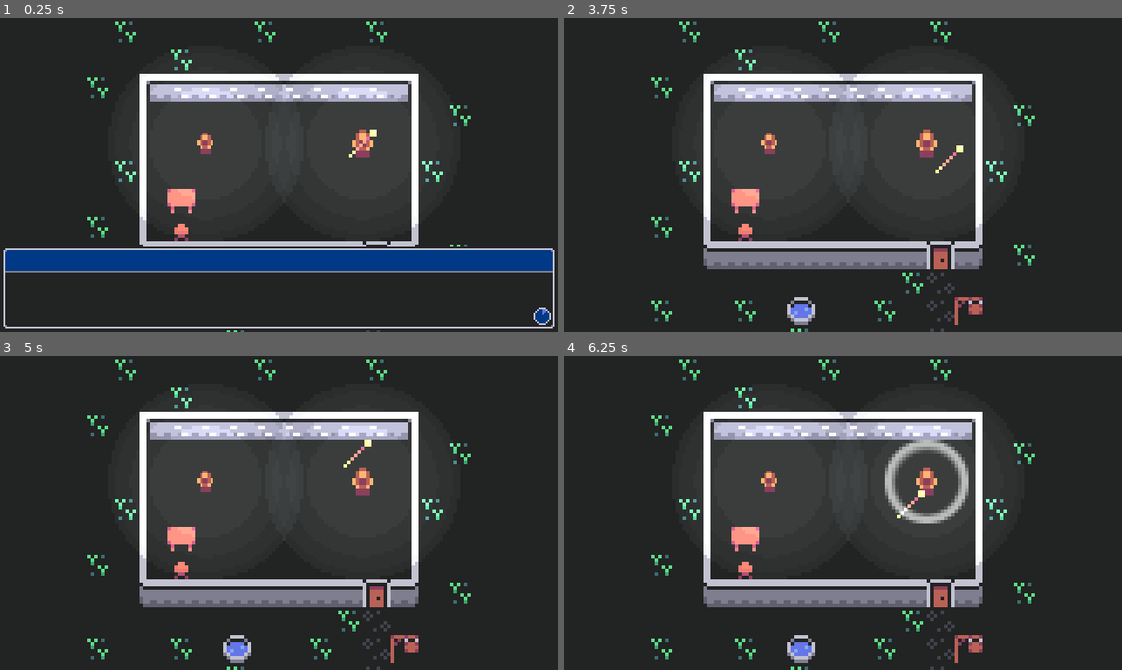
Above: before the commit, frames 1-4 (two rows, left to right).
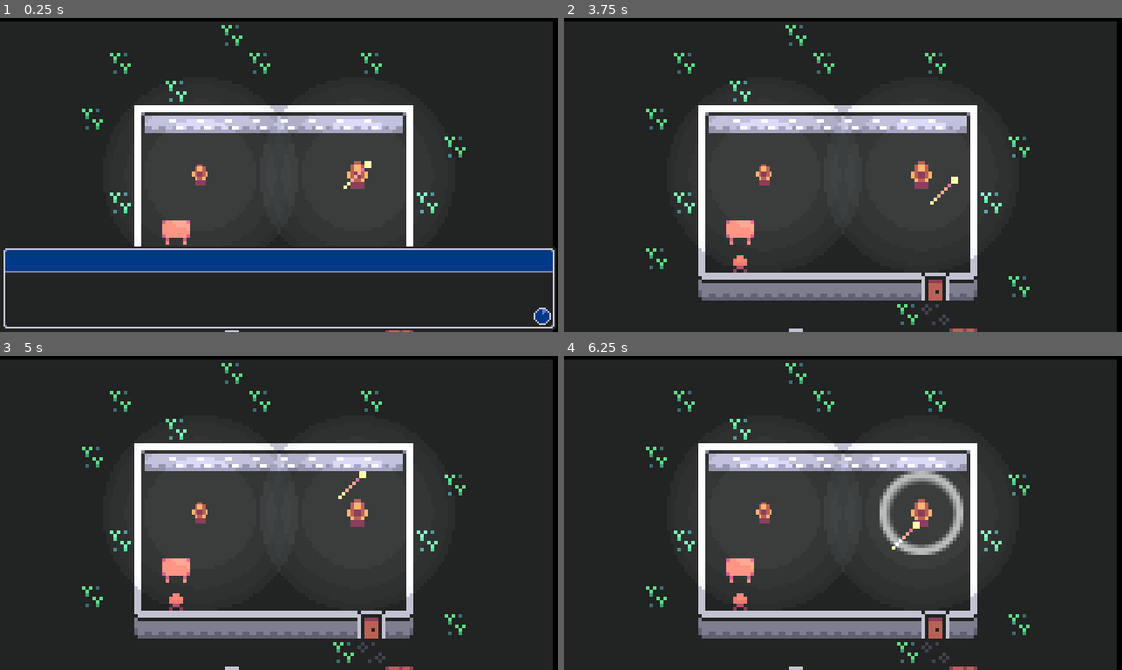
Above: after the commit, the same moments.

Repository: xphere/moonwitches
Game: Godot game, scene res://screens/Main.tscn
The game is run twice, just before and just after one commit, with the same random seed, the same clock (stepped at 60 frames per second) and the same inputs.
Inputs:
- Up to frame 1 (0.25 s): no input
- Up to frame 2 (3.75 s): tap Enter (activate_scepter) at 0.5, 2, 3.5 s; hold G (change_group) 0.53-1.28 s; hold Enter (activate_scepter) 0.53-1.28 s; tap Space (pass_scepter) at 1.25, 1.35, 2.75, 2.85 s; hold Enter (activate_scepter) 2.03-2.78 s; hold G (change_group) 2.03-3.53 s; hold Enter (activate_scepter) from 3.53 s (still down)
- Up to frame 3 (5 s): release Enter (activate_scepter) at 4.28 s; tap Space (pass_scepter) at 4.35 s
- Up to frame 4 (6.25 s): hold Enter (activate_scepter) 5.03-5.78 s; hold G (change_group) from 5.78 s (still down); tap Space (pass_scepter) at 5.85 s

The runs differ from the first frame. In frame 1, 15% of the frame differs, in the area x 0-100%, y 0-100%; in frame 2, 23%; in frame 3, 23%; in frame 4, 25%.

Commit message:
camera limit action on load

Diff:
--- a/levels/test/Test.tscn
+++ b/levels/test/Test.tscn
@@ -6,7 +6,11 @@
 [ext_resource path="res://characters/group/Group.tscn" type="PackedScene" id=4]
 [ext_resource path="res://scripts/trigger/Area.tscn" type="PackedScene" id=5]
 [ext_resource path="res://scripts/action/ChangeScene.gd" type="Script" id=6]
+[ext_resource path="res://scripts/action/Remove.gd" type="Script" id=7]
+[ext_resource path="res://scripts/action/Sequence.gd" type="Script" id=8]
+[ext_resource path="res://scripts/action/CameraLimit.gd" type="Script" id=9]
 [ext_resource path="res://characters/enemy/Enemy.tscn" type="PackedScene" id=10]
+[ext_resource path="res://scripts/trigger/Ready.gd" type="Script" id=11]
 [ext_resource path="res://mechanics/Mechanics.gd" type="Script" id=12]
 [ext_resource path="res://mechanics/key/Key.tscn" type="PackedScene" id=13]
 [ext_resource path="res://mechanics/button/Button.tscn" type="PackedScene" id=14]
@@ -15,6 +19,7 @@
 [ext_resource path="res://characters/enemy/behaviour/Walk.gd" type="Script" id=17]
 [ext_resource path="res://characters/enemy/behaviour/Wait.gd" type="Script" id=18]
 [ext_resource path="res://scripts/behaviour/Sequential.gd" type="Script" id=19]
+[ext_resource path="res://scripts/action/Reaction.gd" type="Script" id=20]
 
 [sub_resource type="GDScript" id=1]
 script/source = "extends Node2D
@@ -237,6 +242,27 @@
 [node name="Pupil" parent="Group" index="1"]
 position = Vector2( 11, 84 )
 
+[node name="on load" type="Node" parent="."]
+script = ExtResource( 20 )
+
+[node name="trigger" type="Node" parent="on load"]
+script = ExtResource( 11 )
+
+[node name="action" type="Node" parent="on load"]
+script = ExtResource( 8 )
+keep_paused = true
+
+[node name="limit camera" type="Node" parent="on load/action"]
+script = ExtResource( 9 )
+
+[node name="TopLeft" type="Position2D" parent="on load/action/limit camera"]
+
+[node name="BottomRight" type="Position2D" parent="on load/action/limit camera"]
+position = Vector2( 248, 168 )
+
+[node name="remove" type="Node" parent="on load"]
+script = ExtResource( 7 )
+
 [node name="on exit" type="Node" parent="."]
 
 [node name="Area" parent="on exit" instance=ExtResource( 5 )]
--- a/levels/village/Village.tscn
+++ b/levels/village/Village.tscn
@@ -12,6 +12,7 @@
 [ext_resource path="res://scripts/trigger/Ready.gd" type="Script" id=10]
 [ext_resource path="res://mechanics/proximity/Proximity.tscn" type="PackedScene" id=11]
 [ext_resource path="res://scripts/action/Remove.gd" type="Script" id=12]
+[ext_resource path="res://scripts/action/CameraLimit.gd" type="Script" id=13]
 [ext_resource path="res://mechanics/door/Door.tscn" type="PackedScene" id=15]
 
 [sub_resource type="GDScript" id=1]
@@ -69,6 +70,15 @@
 [node name="action" type="Node" parent="on load"]
 script = ExtResource( 6 )
 keep_paused = true
+
+[node name="limit camera" type="Node" parent="on load/action"]
+script = ExtResource( 13 )
+
+[node name="TopLeft" type="Position2D" parent="on load/action/limit camera"]
+position = Vector2( -120, -208 )
+
+[node name="BottomRight" type="Position2D" parent="on load/action/limit camera"]
+position = Vector2( 456, 232 )
 
 [node name="dialogue #1" type="Node" parent="on load/action"]
 script = ExtResource( 5 )
--- a/screens/scene/CustomScene.gd
+++ b/screens/scene/CustomScene.gd
@@ -39,7 +39,6 @@
 	pupil = scene.find_node("Pupil")
 	mentor_viewport.call_deferred("add_child", scene)
 	yield(scene, "ready")
-	set_camera_limits(scene.get_map_limits())
 	material.set_shader_param('viewport_size', mentor_viewport.size)
 	Game.unpause()
 	emit_signal("scene_ready", scene)
@@ -47,10 +46,6 @@
 
 
 func _process(_delta: float) -> void:
-	_update_cameras()
-
-
-func _update_cameras() -> void:
 	var difference := (pupil.global_position - mentor.global_position).clamped(max_distance)
 	mentor_camera.global_position = mentor.global_position + 0.5 * difference
 	pupil_camera.global_position = pupil.global_position - 0.5 * difference
@@ -63,18 +58,5 @@
 	return (mentor.global_position - pupil.global_position).length() > max_distance
 
 
-func set_camera_limits(rect: Rect2) -> void:
-	_set_camera_limits(mentor_camera, rect)
-	_set_camera_limits(pupil_camera, rect)
-	_update_cameras()
-
-
-func _set_camera_limits(camera: Camera2D, rect: Rect2) -> void:
-	camera.limit_left = int(rect.position.x)
-	camera.limit_top = int(rect.position.y)
-	camera.limit_right = int(rect.end.x)
-	camera.limit_bottom = int(rect.end.y)
-
-
 func _screen_position(viewport: Viewport, item: CanvasItem) -> Vector2:
 	return (viewport.canvas_transform * item.get_global_transform()).origin / viewport.size
--- a/screens/scene/Scene.tscn
+++ b/screens/scene/Scene.tscn
@@ -33,7 +33,9 @@
 "_editor_description_": ""
 }
 
-[node name="Camera" type="Camera2D" parent="Viewport#Pupil"]
+[node name="Camera" type="Camera2D" parent="Viewport#Pupil" groups=[
+"camera",
+]]
 current = true
 zoom = Vector2( 0.5, 0.5 )
 process_mode = 0
@@ -52,7 +54,9 @@
 "_editor_description_": ""
 }
 
-[node name="Camera" type="Camera2D" parent="Viewport#Mentor"]
+[node name="Camera" type="Camera2D" parent="Viewport#Mentor" groups=[
+"camera",
+]]
 current = true
 zoom = Vector2( 0.5, 0.5 )
 process_mode = 0
--- /dev/null
+++ b/scripts/action/CameraLimit.gd
@@ -0,0 +1,32 @@
+tool
+extends Node
+
+signal completed()
+
+
+func _get_configuration_warning() -> String:
+	if owner == null:
+		return ""
+
+	var first := get_child(0) as Node2D
+	var second := get_child(1) as Node2D
+	if not first or not second:
+		return "Requires two child nodes delimiting the new camera limits"
+
+	return ""
+
+
+func execute() -> void:
+	var top_left := (get_child(0) as Node2D).global_position
+	var bottom_right := (get_child(1) as Node2D).global_position
+	var limits := Rect2(top_left, bottom_right - top_left).abs()
+	for camera in get_tree().get_nodes_in_group("camera"):
+		_set_camera_limits(camera, limits)
+	emit_signal("completed")
+
+
+func _set_camera_limits(camera: Camera2D, limits: Rect2) -> void:
+	camera.limit_left = int(limits.position.x)
+	camera.limit_top = int(limits.position.y)
+	camera.limit_right = int(limits.end.x)
+	camera.limit_bottom = int(limits.end.y)
Not shown: 1 places in levels/test/Test.tscn that only renumber resources
